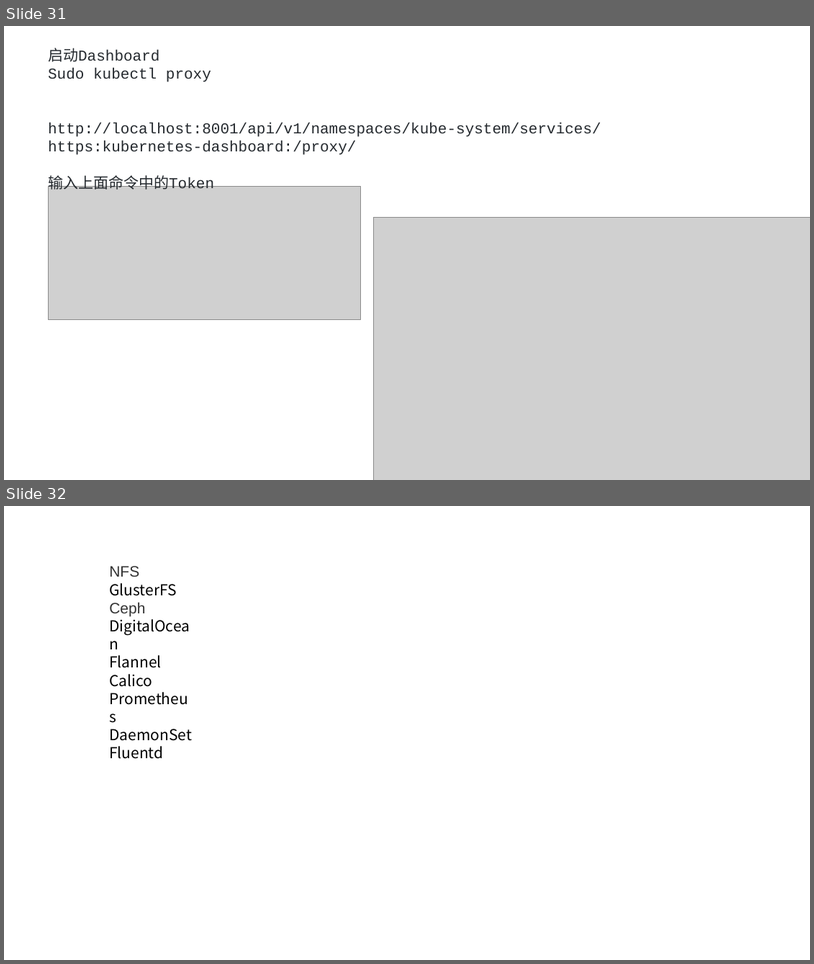
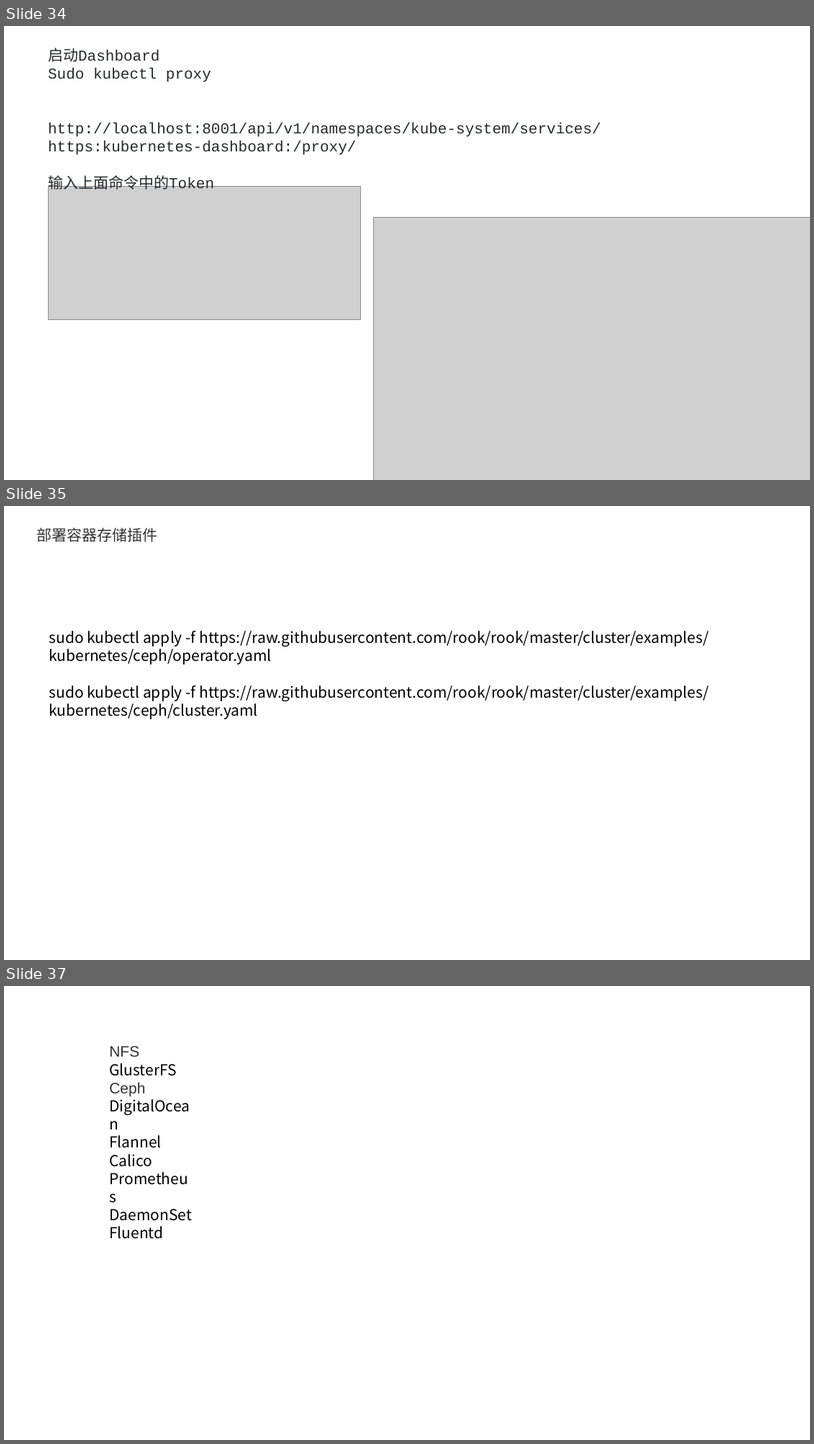
Before and after one commit to axzxs2001/Asp.NetCoreExperiment, a slide deck: Asp.NetCoreExperiment/kubernetes/kubernetes.pptx. Shown one above the other, each under a label of ours: slides 31 and 32 before the commit, slides 34, 35 and 37 after it; the slides between them are not shown. The pictures are 814x964 and 814x1444 pixels, drawn with LibreOffice and Linux fonts; fonts in the diff are those of the drawing; grey boxes stand for pictures. Boxes give left, top, right and bottom in pixels: in the first picture for what was removed or moved away, otherwise in the second. Text is boxed around its words. In the diff, an @@ line names an element or a change of style, - is before the commit and + after.

```diff
--- a/Asp.NetCoreExperiment/kubernetes/kubernetes.pptx
+++ b/Asp.NetCoreExperiment/kubernetes/kubernetes.pptx
@@ slide 35 added at box(4, 506, 810, 960), background #FFFFFF @@
@@ text added at box(37, 528, 158, 542), 18 pt, text #333333 @@
+部署容器存储插件
@@ text added at box(49, 631, 709, 719), 18 pt, text #000000 @@
+sudo kubectl apply -f https://raw.githubusercontent.com/rook/rook/master/cluster/examples/kubernetes/ceph/operator.yaml
+sudo kubectl apply -f https://raw.githubusercontent.com/rook/rook/master/cluster/examples/kubernetes/ceph/cluster.yaml
@@ what was slide 31 is now slide 34 @@
@@ what was slide 32 is now slide 37 @@
```
Also in this commit, not shown: 4 other slides added.
